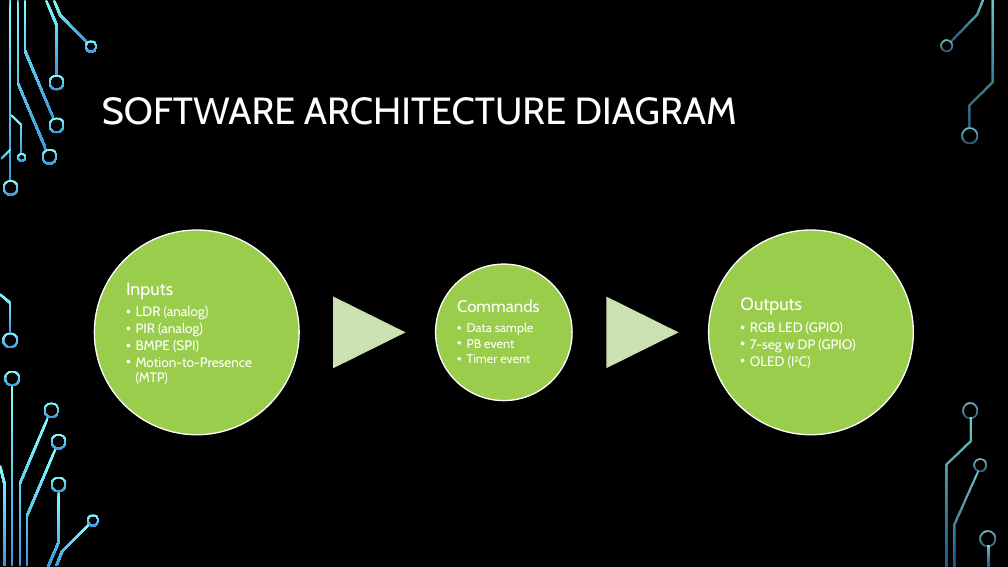
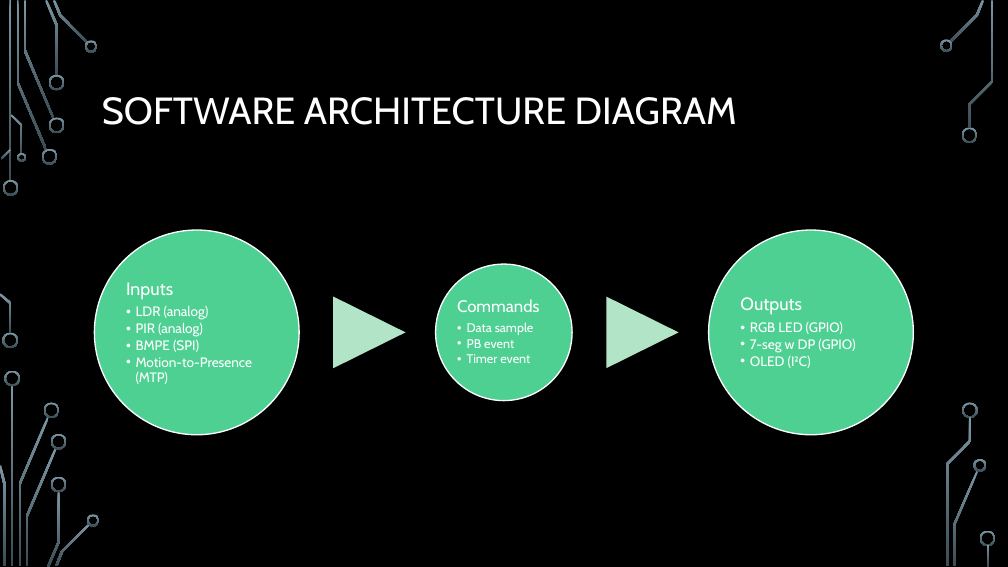
Before and after one commit to EmbeddedSystemClass/FinalProject5381, a slide deck: slide 9 of Final Project 5381.pptx. Drawn at 1008x567 pixels with LibreOffice and Linux fonts; fonts in the diff are those of the drawing; background and template pictures are left out. Boxes give left, top, right and bottom in pixels: in the first picture for what was removed or moved away, otherwise in the second. Text is boxed around its words. In the diff, an @@ line names an element or a change of style, - is before the commit and + after.

```diff
--- a/Final Project 5381.pptx
+++ b/Final Project 5381.pptx
@@ fill gradient #82FFFF to #3D97DE to gradient #7C96A3 to #3B4C54 in 36 elements at [3, 180, 19, 196], [2, 333, 18, 349], [17, 1, 47, 150], [42, 149, 57, 165], [23, 1, 54, 119], [45, 0, 58, 76], [48, 117, 64, 133], [48, 75, 64, 91], [53, 0, 88, 44], [85, 40, 98, 52], [1, 149, 11, 160], [0, 293, 11, 333], [11, 114, 23, 154], [17, 153, 26, 162], [11, 386, 14, 566], [18, 417, 48, 566], [5, 371, 20, 386], [0, 465, 5, 566], [44, 402, 60, 418], [26, 448, 57, 566], [47, 492, 60, 567], [51, 434, 67, 450], [51, 476, 67, 492], [55, 523, 90, 566], [87, 514, 100, 526], [950, 0, 985, 42], [940, 39, 953, 52], [962, 127, 978, 143], [954, 471, 979, 566], [974, 459, 987, 472], [969, 1, 994, 129], [963, 402, 979, 418], [946, 417, 972, 566], [980, 531, 996, 547], [988, 545, 990, 566], [9, 1, 11, 181] @@
@@ fill #9ACD4C to #4FD093 in 3 elements at [95, 230, 299, 435], [436, 264, 572, 401], [709, 230, 913, 435] @@
@@ triangle at [333, 297, 406, 369]: fill #CAE3B2 to #B3E4C8 @@
@@ triangle at [606, 297, 679, 369]: fill #CAE3B2 to #B3E4C8 @@
```
Also in this commit, not shown: 42 other slides changed.
